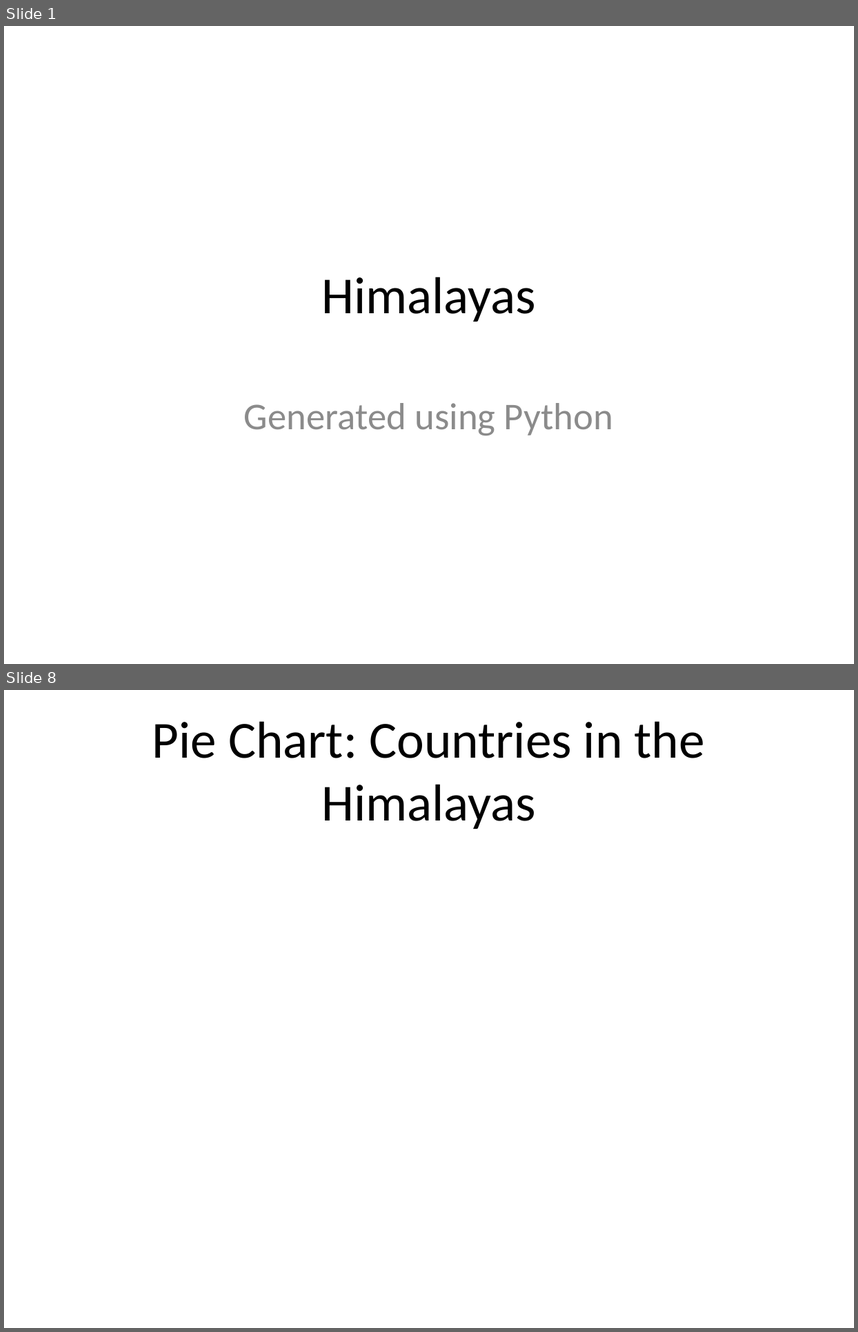
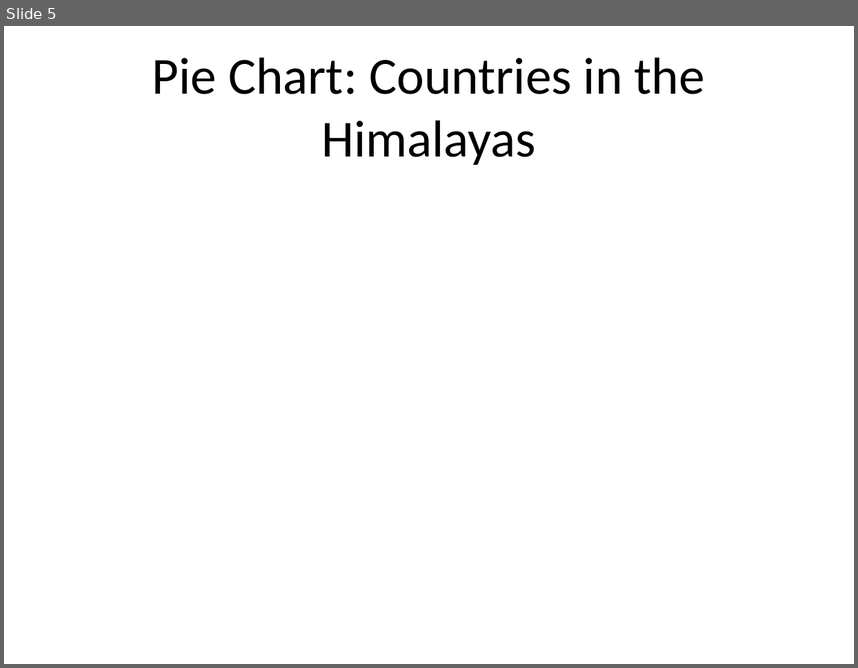
Before and after one commit to Abinayasankar-co/alsanotes, a slide deck: backend/business_performance_presentation.pptx. Shown one above the other, each under a label of ours: slides 1 and 8 before the commit, slide 5 after it; the slides between them are not shown. The pictures are 858x1332 and 858x668 pixels, drawn with LibreOffice and Linux fonts; fonts in the diff are those of the drawing. Boxes give left, top, right and bottom in pixels: in the first picture for what was removed or moved away, otherwise in the second. Text is boxed around its words. In the diff, an @@ line names an element or a change of style, - is before the commit and + after.

```diff
--- a/backend/business_performance_presentation.pptx
+++ b/backend/business_performance_presentation.pptx
@@ slide 1 removed at <box>4,26,854,664</box>, background #FFFFFF @@
@@ title removed at <box>321,276,536,321</box> @@
-Himalayas
@@ subtitle removed at <box>244,403,613,436</box> @@
-Generated using Python
@@ what was slide 8 is now slide 5 @@
```
Also in this commit, not shown: 4 slides changed, 1 slide added, 3 other slides removed, 9 other files.
